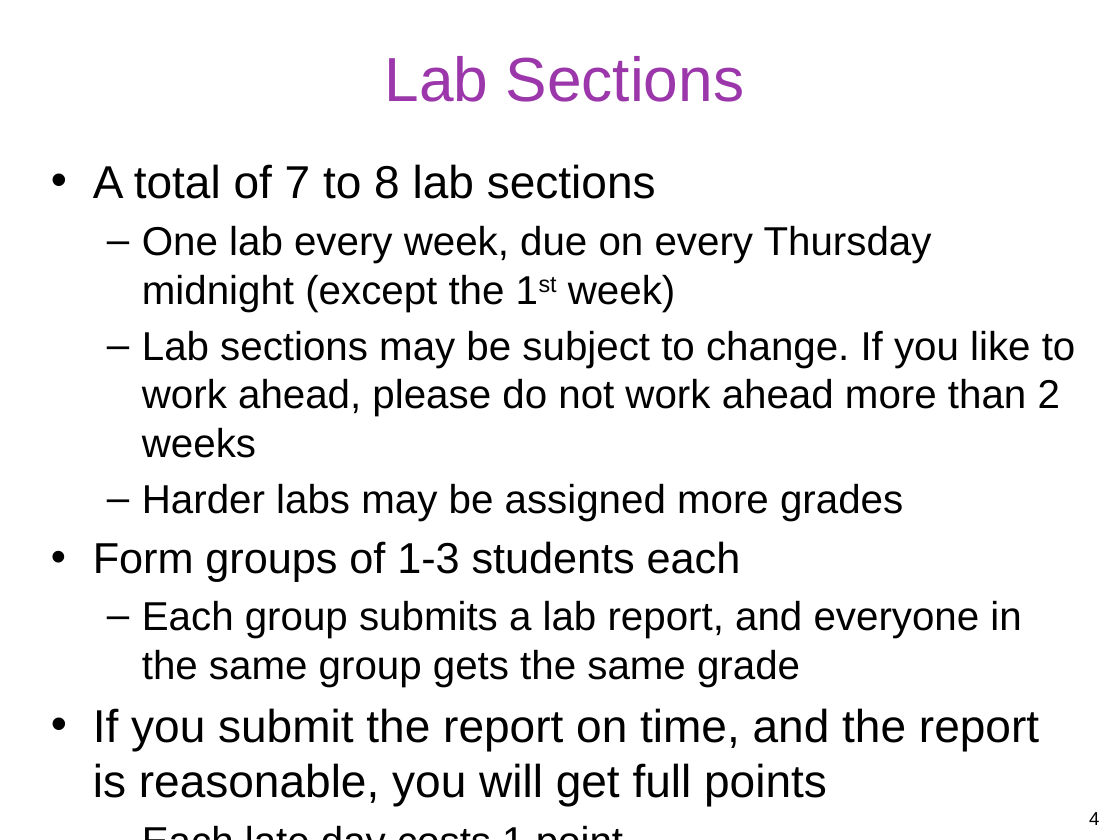
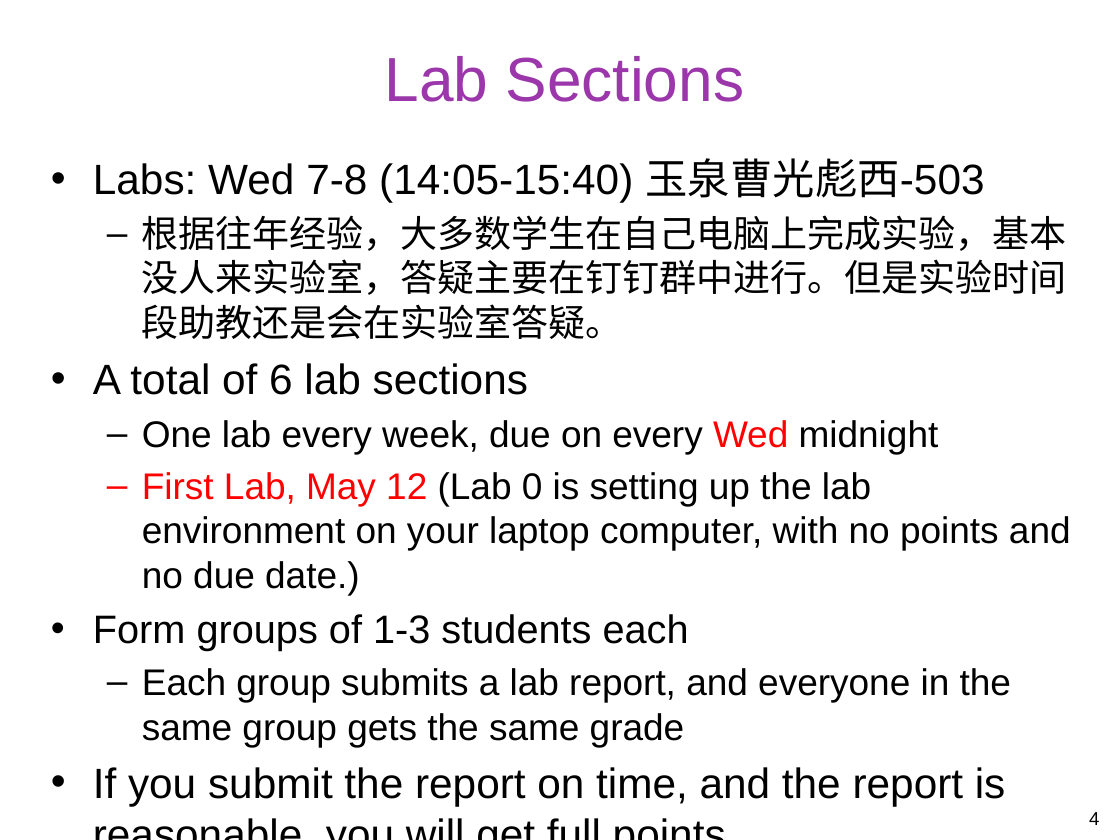
Before and after one commit to gulaoshi/gu.github.io, a slide deck: slide 4 of InfoSec/PPTs/L0-Introduction.pptx. Drawn at 1120x840 pixels with LibreOffice and Linux fonts; fonts in the diff are those of the drawing. Boxes give left, top, right and bottom in pixels: in the first picture for what was removed or moved away, otherwise in the second. Text is boxed around its words. In the diff, an @@ line names an element or a change of style, - is before the commit and + after.

```diff
--- a/InfoSec/PPTs/L0-Introduction.pptx
+++ b/InfoSec/PPTs/L0-Introduction.pptx
@@ text at (93,158,1071,806): text changed; size 25.9 to 23.8 pt; text colour #000000 to #FF0000 @@
-  – Each late day costs 1 point
+  – Each late day costs you 1 point
@@ text at (93,158,1071,595): text changed; size 25.9 to 23.8 pt @@
-• A total of 7 to 8 lab sections
-  – One lab every week, due on every Thursday midnight (except the 1st week)
-  – Lab sections may be subject to change. If you like to work ahead, please do not work ahead more than 2 weeks
-  – Harder labs may be assigned more grades
+• Labs: Wed 7-8 (14:05-15:40) 玉泉曹光彪西-503
+  – 根据往年经验，大多数学生在自己电脑上完成实验，基本没人来实验室，答疑主要在钉钉群中进行。但是实验时间段助教还是会在实验室答疑。
+• A total of 6 lab sections
+  – One lab every week, due on every Wed midnight
+  – First Lab, May 12 (Lab 0 is setting up the lab environment on your laptop computer, with no points and no due date.)
@@ text at (93,614,1011,806): size 27.8 to 25.5 pt in "Form groups of 1-3 students each"; size 25.9 to 23.8 pt in "Each group submits a lab report, and ..."; size 29.6 to 27.2 pt in "If you submit the report on time, ..." @@
```
Also in this commit, not shown: 3 other slides changed, 1 slide removed, 15 other files.
